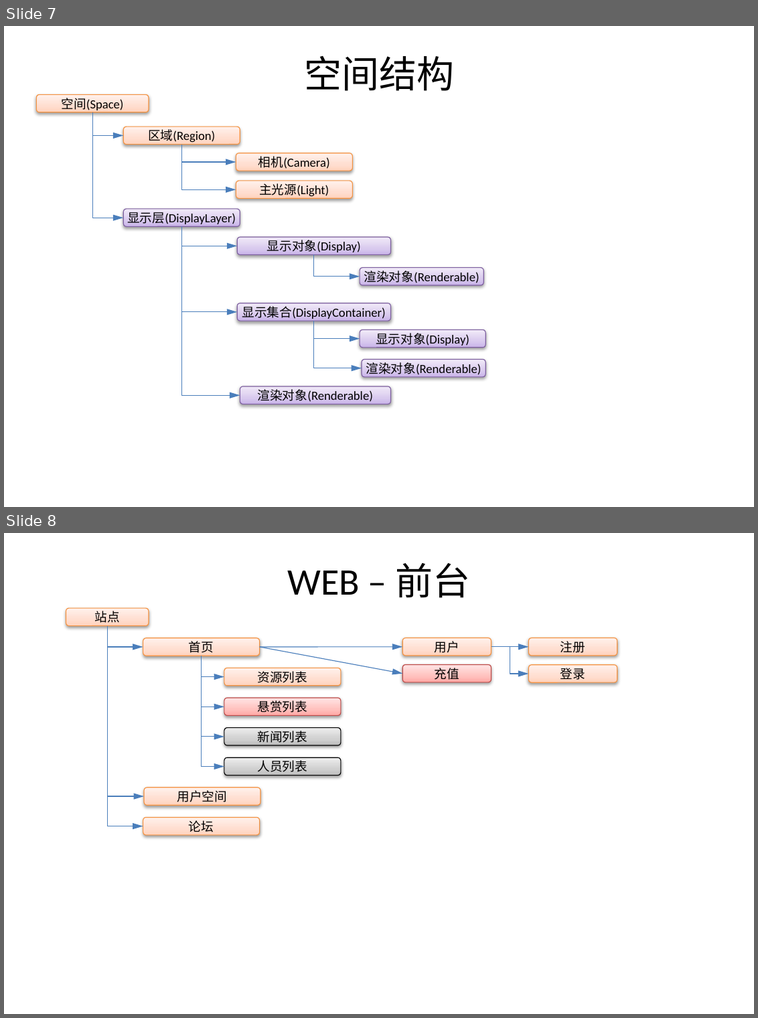
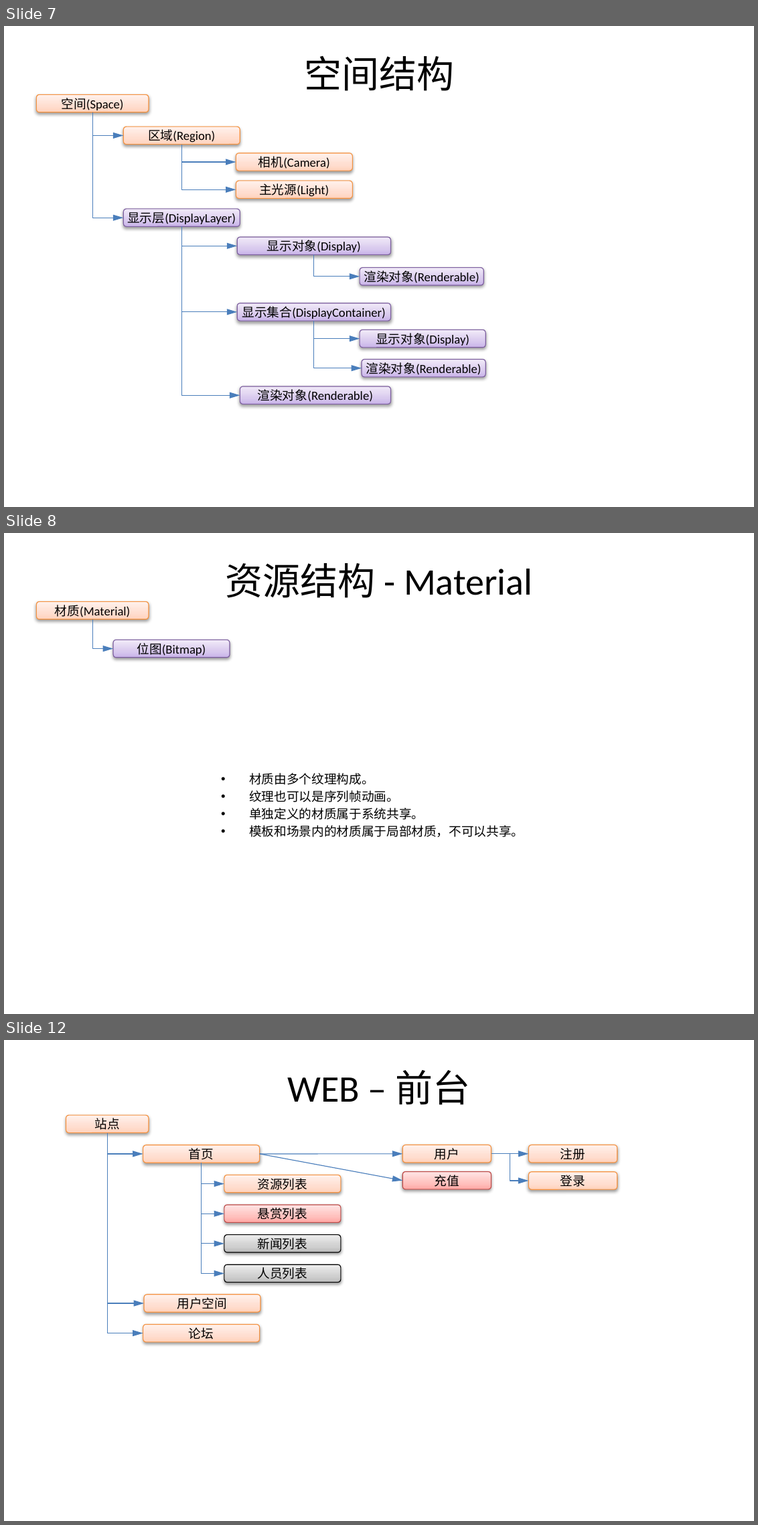
Before and after one commit to favedit/MoCloud, a slide deck: document/计划-1-三维资源平台.pptx. Shown one above the other, each under a label of ours: slides 7 and 8 before the commit, slides 7, 8 and 12 after it; the slides between them are not shown. The pictures are 758x1018 and 758x1525 pixels, drawn with LibreOffice and Linux fonts; fonts in the diff are those of the drawing; background and template pictures are left out. Boxes give left, top, right and bottom in pixels: in the first picture for what was removed or moved away, otherwise in the second. Text is boxed around its words. In the diff, an @@ line names an element or a change of style, - is before the commit and + after.

```diff
--- a/document/计划-1-三维资源平台.pptx
+++ b/document/计划-1-三维资源平台.pptx
@@ slide 8 added at (4, 533, 754, 1014), background picture (left out) @@
@@ title added at (226, 563, 533, 598), 36 pt, text #000000 @@
+资源结构 - Material
@@ rounded rectangle added at (36, 601, 149, 619), fill gradient #FFD2BD to #FFDED0 to #FFF2ED, outline #F69240 0.75 pt, 12 pt, text #000000 @@
+材质(Material)
@@ elbow arrow added from (92, 619) to (114, 648), #4B7EBC 0.75 pt @@
@@ rounded rectangle added at (114, 640, 230, 658), fill gradient #C9B5E8 to #D8CBEE to #F0EAF9, outline #7D60A0 0.75 pt, 12 pt, text #000000 @@
+位图(Bitmap)
@@ text added at (249, 773, 524, 837), 12 pt, text #000000 @@
+• 材质由多个纹理构成。
+• 纹理也可以是序列帧动画。
+• 单独定义的材质属于系统共享。
+• 模板和场景内的材质属于局部材质，不可以共享。
@@ what was slide 8 is now slide 12 @@
```
Also in this commit, not shown: 1 slide changed, 3 other slides added, 28 other files.
